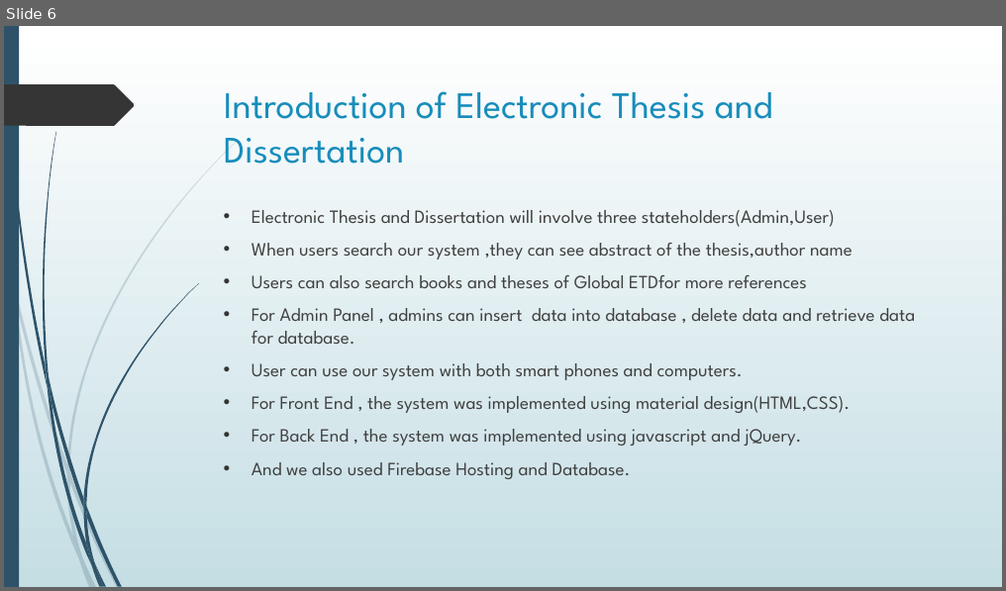
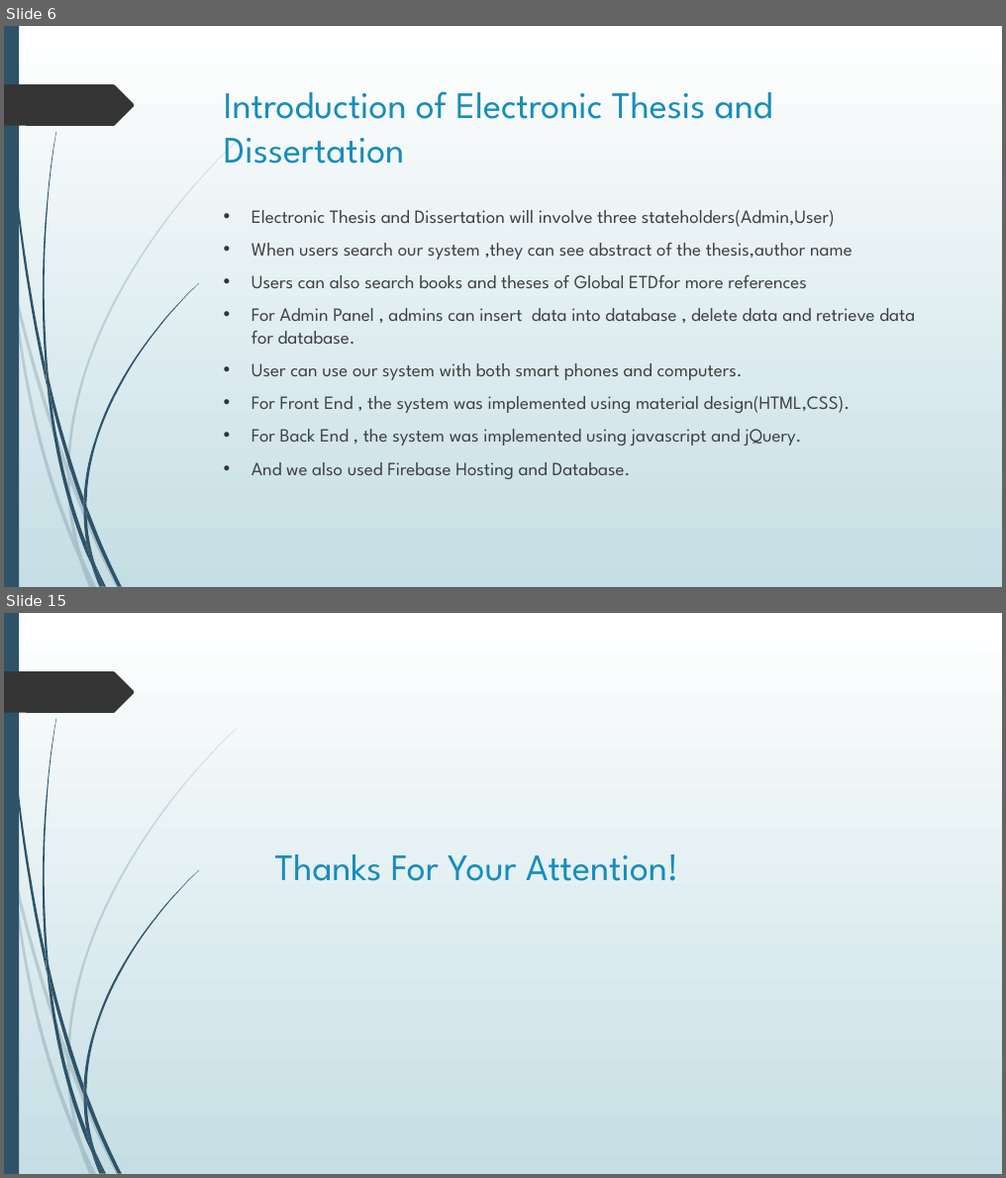
Before and after one commit to bravo-mdy-geo/Powerpoint, a slide deck: 1.pptx. Shown one above the other, each under a label of ours: slide 6 before the commit, slides 6 and 15 after it; the slides between them are not shown. The pictures are 1006x591 and 1006x1178 pixels, drawn with LibreOffice and Linux fonts; fonts in the diff are those of the drawing. Boxes give left, top, right and bottom in pixels: in the first picture for what was removed or moved away, otherwise in the second. Text is boxed around its words. In the diff, an @@ line names an element or a change of style, - is before the commit and + after.

```diff
--- a/1.pptx
+++ b/1.pptx
@@ slide 15 added at [4,613,1002,1174], background gradient #FFFFFF to #C5DEE5; not listed: 24 template elements that a slide beside it also shows @@
@@ title added at [275,855,679,881], 36 pt, text #178DBB @@
+Thanks For Your Attention!
```
Also in this commit, not shown: 8 other slides added.
